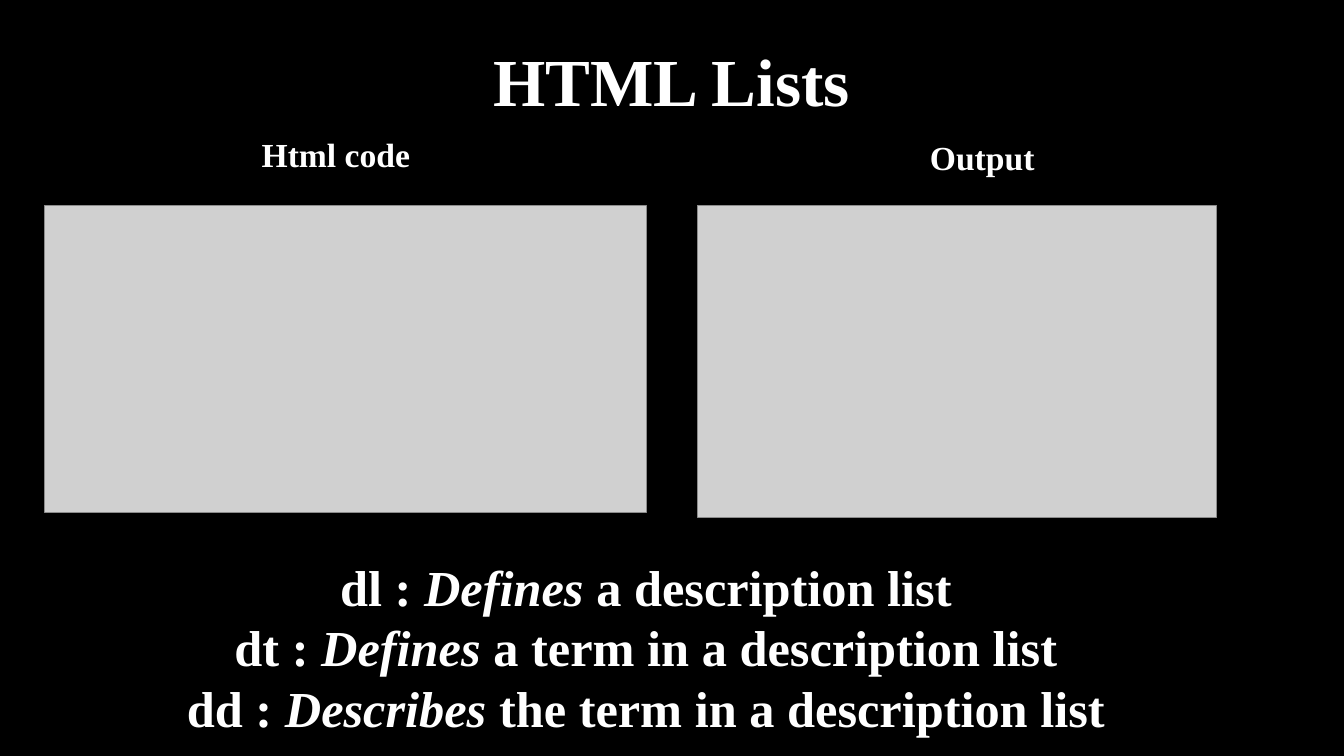
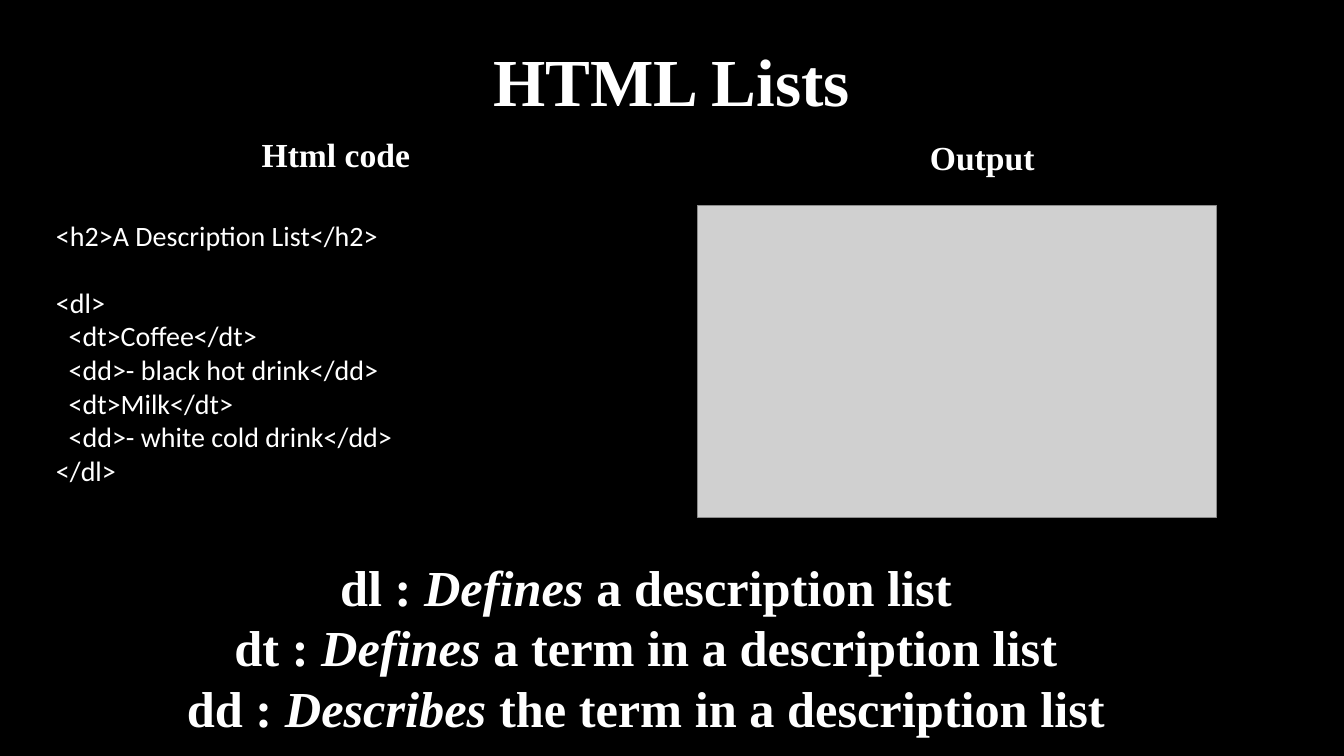
Before and after one commit to haiderIbrahem/ASPU_WEB, a slide deck: slide 38 of web.pptx (slide 36 before the commit). Drawn at 1344x756 pixels with LibreOffice and Linux fonts; fonts in the diff are those of the drawing; grey boxes stand for pictures. Boxes give left, top, right and bottom in pixels: in the first picture for what was removed or moved away, otherwise in the second. Text is boxed around its words. In the diff, an @@ line names an element or a change of style, - is before the commit and + after.

Commit message:
update slides

```diff
--- a/web.pptx
+++ b/web.pptx
@@ picture removed at [45,206,646,513] @@
@@ text added at [56,226,392,483], 20 pt, text #FFFFFF @@
+<h2>A Description List</h2>
+<dl>
+<dt>Coffee</dt>
+<dd>- black hot drink</dd>
+<dt>Milk</dt>
+<dd>- white cold drink</dd>
+</dl>
```
Also in this commit, not shown: 18 other slides changed, 2 slides added.
